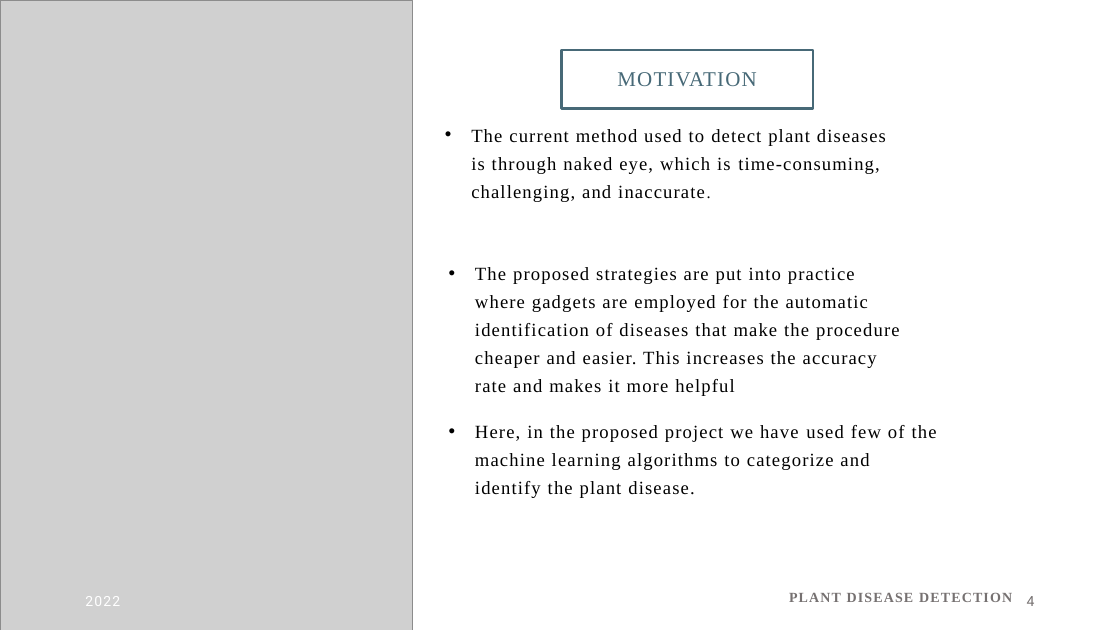
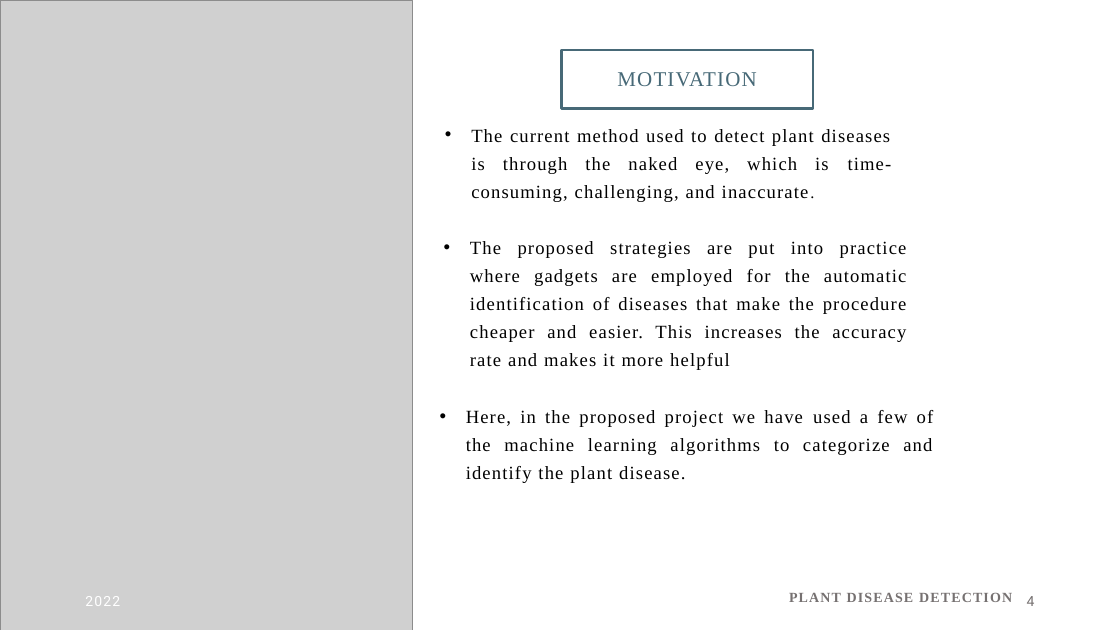
Before and after one commit to SXN99850/PlantDiseaseDetection-MLProject, a slide deck: slide 4 of Plant disease detection.pptx. Drawn at 1120x630 pixels with LibreOffice and Linux fonts; fonts in the diff are those of the drawing; grey boxes stand for pictures. Boxes give left, top, right and bottom in pixels: in the first picture for what was removed or moved away, otherwise in the second. Text is boxed around its words. In the diff, an @@ line names an element or a change of style, - is before the commit and + after.

```diff
--- a/Plant disease detection.pptx
+++ b/Plant disease detection.pptx
@@ text at (x1=471, y1=129, x2=892, y2=202): text changed @@
-• The current method used to detect plant diseases is through naked eye, which is time-consuming, challenging, and inaccurate.
+• The current method used to detect plant diseases is through the naked eye, which is time-consuming, challenging, and inaccurate.
@@ text "The proposed strategies are put ..." moved from (x1=475, y1=267, x2=900, y2=396) to (x1=470, y1=241, x2=907, y2=370) @@
@@ text "The proposed strategies are put ..." at (x1=470, y1=241, x2=907, y2=370): alignment left to justified @@
@@ text at (x1=466, y1=410, x2=934, y2=483): text changed @@
-• Here, in the proposed project we have used few of the machine learning algorithms to categorize and identify the plant disease.
+• Here, in the proposed project we have used a few of the machine learning algorithms to categorize and identify the plant disease.
```
Also in this commit, not shown: 3 other slides changed.
